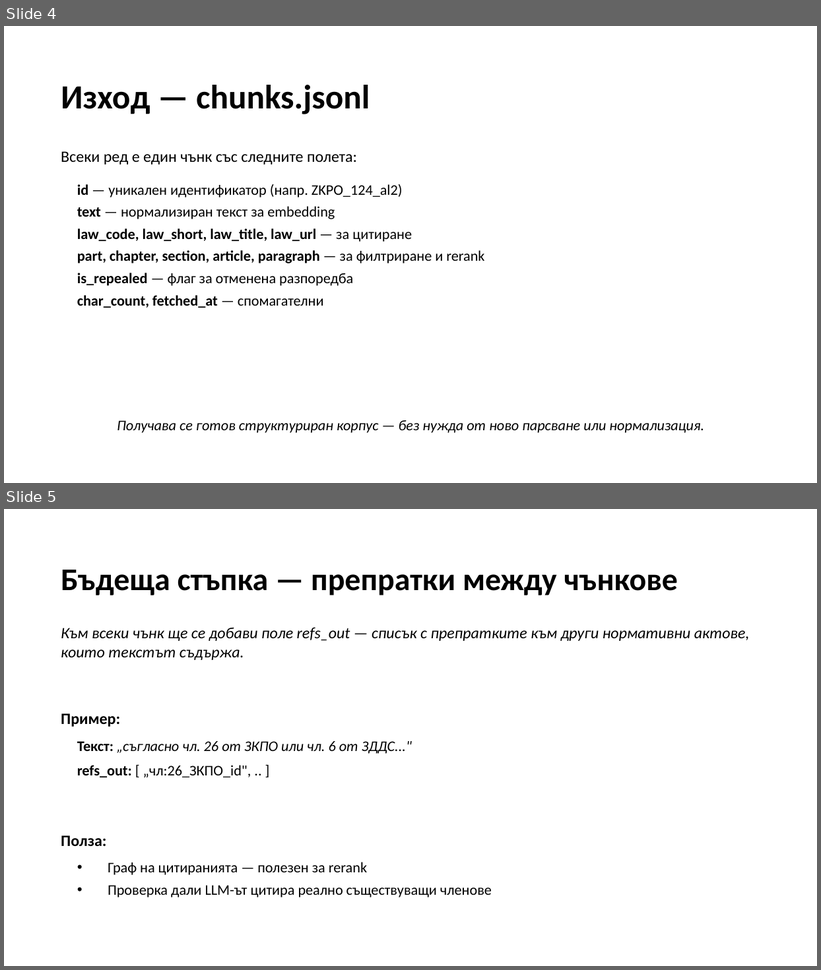
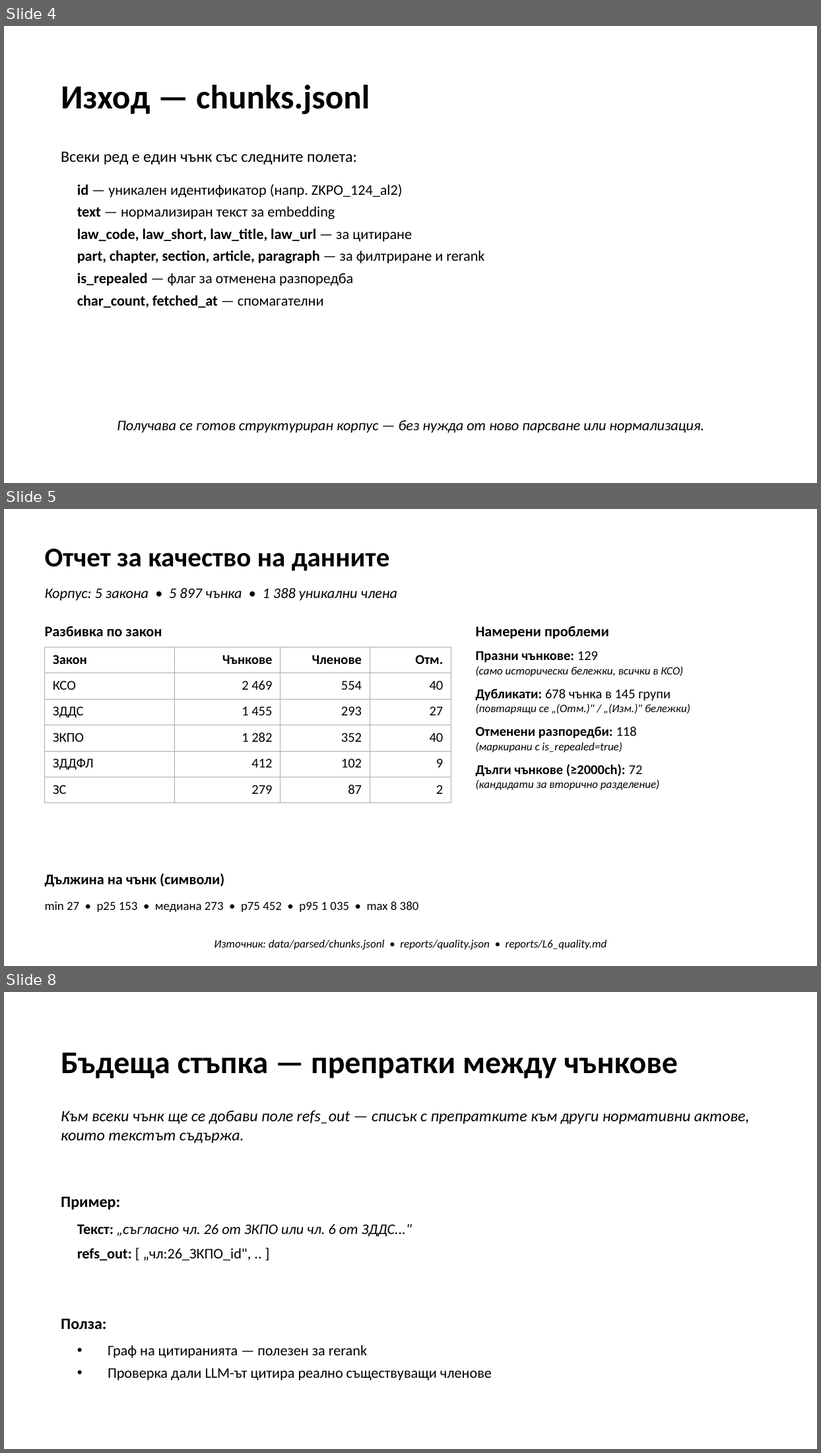
Before and after one commit to LLM-Project-2026/tax_and_accounting_law_RAG, a slide deck: stage_1_presentation_v2.pptx. Shown one above the other, each under a label of ours: slides 4 and 5 before the commit, slides 4, 5 and 8 after it; the slides between them are not shown. The pictures are 821x970 and 821x1453 pixels, drawn with LibreOffice and Linux fonts; fonts in the diff are those of the drawing. Boxes give left, top, right and bottom in pixels: in the first picture for what was removed or moved away, otherwise in the second. Text is boxed around its words. In the diff, an @@ line names an element or a change of style, - is before the commit and + after.

```diff
--- a/stage_1_presentation_v2.pptx
+++ b/stage_1_presentation_v2.pptx
@@ slide 5 added at bbox=[4, 509, 817, 966], background #FFFFFF @@
@@ text added at bbox=[45, 549, 390, 571], 24 pt, text #000000, bold @@
+Отчет за качество на данните
@@ text added at bbox=[45, 588, 397, 601], 13 pt, text #000000, italic @@
+Корпус: 5 закона • 5 897 чънка • 1 388 уникални члена
@@ text added at bbox=[45, 626, 162, 636], 13 pt, text #000000, bold @@
+Разбивка по закон
@@ text added at bbox=[476, 626, 609, 639], 13 pt, text #000000, bold @@
+Намерени проблеми
@@ table added at bbox=[45, 647, 451, 803], 6 rows, 4 columns @@
+Закон | Чънкове | Членове | Отм.
+КСО | 2 469 | 554 | 40
+ЗДДС | 1 455 | 293 | 27
+ЗКПО | 1 282 | 352 | 40
+ЗДДФЛ | 412 | 102 | 9
+ЗС | 279 | 87 | 2
@@ text added at bbox=[476, 651, 683, 790], 10 pt, text #000000, italic @@
+Празни чънкове: 129
+(само исторически бележки, всички в КСО)
+Дубликати: 678 чънка в 145 групи
+(повтарящи се „(Отм.)" / „(Изм.)" бележки)
+Отменени разпоредби: 118
+(маркирани с is_repealed=true)
+Дълги чънкове (≥2000ch): 72
+(кандидати за вторично разделение)
@@ text added at bbox=[45, 873, 224, 887], 13 pt, text #000000, bold @@
+Дължина на чънк (символи)
@@ text added at bbox=[45, 902, 419, 912], 11 pt, text #000000 @@
+min 27 • p25 153 • медиана 273 • p75 452 • p95 1 035 • max 8 380
@@ text added at bbox=[214, 940, 607, 950], 10 pt, text #000000, italic @@
+Източник: data/parsed/chunks.jsonl • reports/quality.json • reports/L6_quality.md
@@ what was slide 5 is now slide 8 @@
```
Also in this commit, not shown: 2 slides changed, 4 other slides added.
